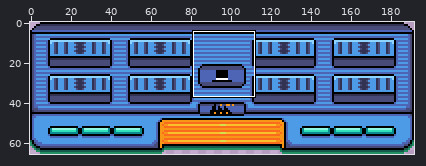
Edited in one commit: sprite sheet (environment/houses/Factory.png). The first picture is a wide view before the edit; the outline marks the close-up.
Close-up. Before:
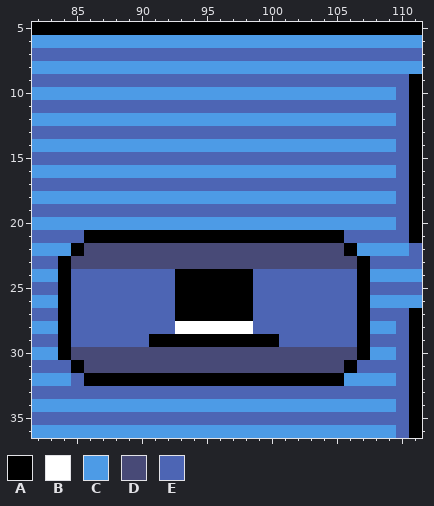
The file is 192x66 pixels. Shown: x 82..111, y 5..36. The commit also changed other parts of the picture, which this record leaves out.
Palette (. is transparent): A #000000  B #ffffff  C #4d9be6  D #484a77  E #4d65b4
Pixels before, first column x 82:
 5 AAAAAAAAAAAAAAAAAAAAAAAAAAAAAA
 6 CCCCCCCCCCCCCCCCCCCCCCCCCCCCCC
 7 EEEEEEEEEEEEEEEEEEEEEEEEEEEEEE
 8 CCCCCCCCCCCCCCCCCCCCCCCCCCCCCC
 9 EEEEEEEEEEEEEEEEEEEEEEEEEEEEEA
10 CCCCCCCCCCCCCCCCCCCCCCCCCCCCEA
11 EEEEEEEEEEEEEEEEEEEEEEEEEEEEEA
12 CCCCCCCCCCCCCCCCCCCCCCCCCCCCEA
13 EEEEEEEEEEEEEEEEEEEEEEEEEEEEEA
14 CCCCCCCCCCCCCCCCCCCCCCCCCCCCEA
15 EEEEEEEEEEEEEEEEEEEEEEEEEEEEEA
16 CCCCCCCCCCCCCCCCCCCCCCCCCCCCEA
17 EEEEEEEEEEEEEEEEEEEEEEEEEEEEEA
18 CCCCCCCCCCCCCCCCCCCCCCCCCCCCEA
19 EEEEEEEEEEEEEEEEEEEEEEEEEEEEEA
20 CCCCCCCCCCCCCCCCCCCCCCCCCCCCEA
21 EEEEAAAAAAAAAAAAAAAAAAAAEEEEEA
22 CCCADDDDDDDDDDDDDDDDDDDDACCCCE
23 EEADDDDDDDDDDDDDDDDDDDDDDAEEEE
24 CCAEEEEEEEEAAAAAAEEEEEEEEACCCC
25 EEAEEEEEEEEAAAAAAEEEEEEEEAEEEE
26 CCAEEEEEEEEAAAAAAEEEEEEEEACCCC
27 EEAEEEEEEEEAAAAAAEEEEEEEEAEEEA
28 CCAEEEEEEEEBBBBBBEEEEEEEEACCEA
29 EEAEEEEEEAAAAAAAAAAEEEEEEAEEEA
30 CCADDDDDDDDDDDDDDDDDDDDDDACCEA
31 EEEADDDDDDDDDDDDDDDDDDDDAEEEEA
32 CCCEAAAAAAAAAAAAAAAAAAAACCCCEA
33 EEEEEEEEEEEEEEEEEEEEEEEEEEEEEA
34 CCCCCCCCCCCCCCCCCCCCCCCCCCCCEA
35 EEEEEEEEEEEEEEEEEEEEEEEEEEEEEA
36 CCCCCCCCCCCCCCCCCCCCCCCCCCCCEA
After:
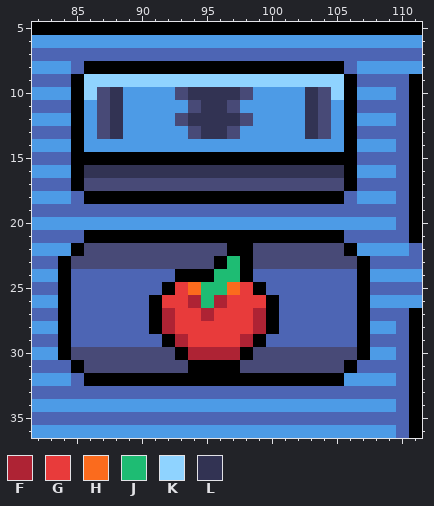
Colours new in this view: F #ae2334  G #e83b3b  H #fb6b1d  J #1ebc73  K #8fd3ff  L #323353
The edit:
y 8: x 85..106 CCCCCCCCCCCCCCCCCCCCCC -> EAAAAAAAAAAAAAAAAAAAAE
y 9: x 85..106 EEEEEEEEEEEEEEEEEEEEEE -> AKKKKKKKKKKKKKKKKKKKKA
y 10: x 85..88 CCCC -> AKDL; x 93..98 CCCCCC -> DLLLLD; x 103..106 CCCC -> LDKA
y 11: x 85..106 EEEEEEEEEEEEEEEEEEEEEE -> ACDLCCCCCDLLDCCCCCLDCA
y 12: x 85 C -> A; x 87..88 CC -> DL; x 93..98 CCCCCC -> DLLLLD; x 103..104 CC -> LD; x 106 C -> A
y 13: x 85..106 EEEEEEEEEEEEEEEEEEEEEE -> ACDLCCCCCDLLDCCCCCLDCA
y 14: x 85 C -> A; x 106 C -> A
y 15: x 85..106 EEEEEEEEEEEEEEEEEEEEEE -> AAAAAAAAAAAAAAAAAAAAAA
y 16: x 85..106 CCCCCCCCCCCCCCCCCCCCCC -> ALLLLLLLLLLLLLLLLLLLLA
y 17: x 85..106 EEEEEEEEEEEEEEEEEEEEEE -> ADDDDDDDDDDDDDDDDDDDDA
y 18: x 85..106 CCCCCCCCCCCCCCCCCCCCCC -> EAAAAAAAAAAAAAAAAAAAAE
y 22: x 97..98 DD -> AA
y 23: x 96..98 DDD -> AJA
y 24: x 96..97 AA -> JJ
y 25: x 92..99 EAAAAAAE -> AGHJJHGA
y 26: x 91..100 EEAAAAAAEE -> AGGFJFGGGA
y 27: x 91..100 EEAAAAAAEE -> AFGGFGGGFA
y 28: x 91..100 EEBBBBBBEE -> AFGGGGGGFA
y 29: x 91 A -> E; x 93..98 AAAAAA -> FGGGGF; x 100 A -> E
y 30: x 93..98 DDDDDD -> AFFFFA
y 31: x 94..97 DDDD -> AAAA
